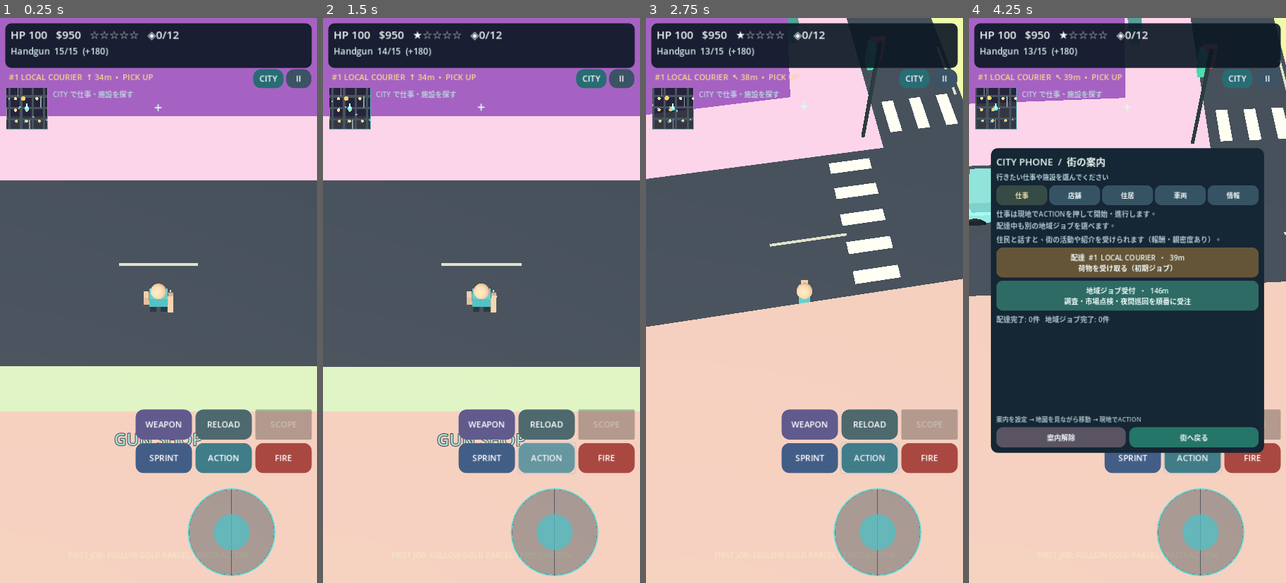
Above: before the commit, frames 1-4 (left to right).
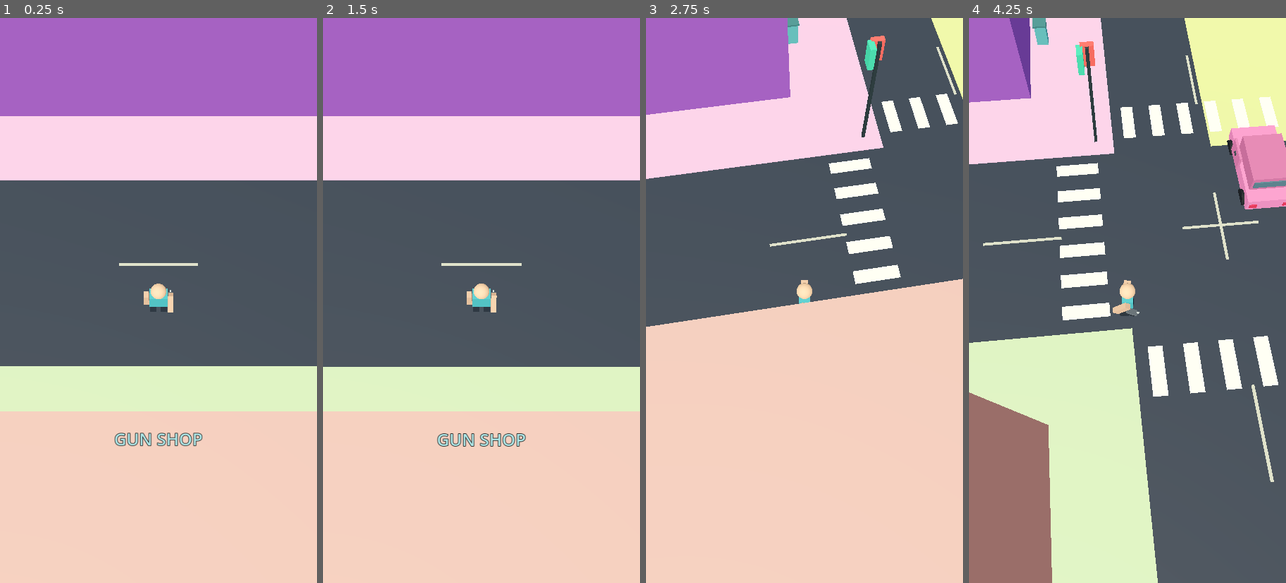
Above: after the commit, the same moments.

Repository: shejklgaia-png/Gt_a_like_game
Game: Godot game, scene res://scenes/main.tscn
Two runs of this game, one before a commit and one after it. Both use one fixed random seed, a clock stepped at 60 frames per second and the inputs below.
Inputs (mouse positions are in pixels of both pictures, inside the frame that each line leads up to):
- Up to frame 1 (0.25 s): no input
- Up to frame 2 (1.5 s): click (605, 458) at 0.5 s, where only the run before the commit has a clickable "FIRE"; click (548, 458) at 1.25 s, where only the run before the commit has a clickable "ACTION"
- Up to frame 3 (2.75 s): tap Enter at 2 s; move the mouse to (874, 272) at 2.02 s; hold D from 2.03 s (still down); hold Shift from 2.03 s (still down); click (874, 272) at 2.17 s; tap Space at 2.27 s
- Up to frame 4 (4.25 s): release D at 2.75 s; release Shift at 2.75 s; drag from (1064, 328) to (1111, 413) at 2.77 s; move the mouse to (1159, 176) at 3.52 s; hold D from 3.53 s (still down); tap B at 3.6 s

The runs differ from the first frame. In frame 1, 19% of the frame differs, in the area x 1-99%, y 0-99%; in frame 2, 19%; in frame 3, 19%; in frame 4, 91%, in the area x 0-100%, y 0-100%.
Error after the commit: Parse Error: Cannot infer the type of "distance" variable because the value doesn't have a set type. (res://scripts/quest_incidents.gd:57)

Commit message:
Integrate 200-quest director and ambient incident sources with event/payout/GPS bridge and safe save hooks

Diff:
--- a/scripts/main.gd
+++ b/scripts/main.gd
@@ -21,6 +21,8 @@
 const CityPhoneScript = preload("res://scripts/city_phone.gd")
 const CityRouteScript = preload("res://scripts/city_route.gd")
 const SidewalkRouteScript = preload("res://scripts/sidewalk_route.gd")
+const QuestDirectorScript = preload("res://scripts/quest_director.gd")
+const QuestIncidentsScript = preload("res://scripts/quest_incidents.gd")
 
 var WEAPONS: Array[Dictionary] = GameData.weapons()
 const SAVE_PATH := "user://pocket_district_save.json"
@@ -74,6 +76,14 @@
 var neighborhood_job_state: Dictionary = {}
 var conversation_activities: PocketConversationActivities
 var conversation_activity_state: Dictionary = {}
+var quest_director: PocketQuestDirector
+var quest_state: Dictionary = {}
+var quest_incidents: PocketQuestIncidents
+var quest_scan_clock: float = 0.0
+var quest_nearby_npc_id: int = -1
+var quest_nearby_district: String = ""
+var quest_last_driven: float = 0.0
+var quest_driving_start_meter: float = 0.0
 var deliveries: int = 0
 var autosave_clock: float = 0.0
 var camera_yaw: float = 0.0
@@ -198,6 +208,8 @@
 	hero.died.connect(on_hero_died)
 	for person in city.people:
 		connect_actor(person)
+	for automobile in city.cars:
+		connect_vehicle(automobile)
 	load_game()
 	if garage_owned:
 		spawn_garage_car()
@@ -210,6 +222,16 @@
 	conversation_activities.name = "ConversationActivities"
 	city.add_child(conversation_activities)
 	conversation_activities.setup(city.buildings, city.people, conversation_activity_state)
+	quest_director = QuestDirectorScript.new()
+	quest_director.name = "QuestDirector"
+	city.add_child(quest_director)
+	quest_director.setup(city.buildings, city.people, quest_state)
+	quest_director.started.connect(on_quest_started)
+	quest_director.advanced.connect(on_quest_advanced)
+	quest_director.finished.connect(on_quest_finished)
+	quest_incidents = QuestIncidentsScript.new()
+	city.add_child(quest_incidents)
+	quest_incidents.setup(self)
 	apply_outfit()
 	if mobile_optimization_enabled:
 		city.update_mobile_activity(hero.global_position)
@@ -249,6 +271,77 @@
 func connect_actor(actor: PocketActor) -> void:
 	actor.injured.connect(on_actor_injured)
 	actor.died.connect(on_actor_died)
+
+
+func connect_vehicle(car: PocketVehicle) -> void:
+	if is_instance_valid(car) and not car.ran_into_hero.is_connected(on_car_collision):
+		car.ran_into_hero.connect(on_car_collision)
+
+
+func on_car_collision(vehicle: PocketVehicle, speed: float) -> void:
+	if not is_instance_valid(hero) or hero.dead or car_driven != null or indoors:
+		return
+	# Speed-limited hit with a car is both a gameplay event and real damage.
+	hero.hurt(clampf(speed * 0.70, 3.0, 18.0))
+	quest_event("vehicle_collision", {"speed": speed})
+	show_message("交通事故：安全な場所に移動してください")
+
+
+func quest_event(event_name: String, details: Dictionary = {}) -> void:
+	if is_instance_valid(quest_director):
+		quest_director.on_event(event_name, details)
+
+
+func on_quest_started(quest: Dictionary) -> void:
+	var title := String(quest.get("title", ""))
+	show_message("新しい出来事：" + title + "  |  CITY→依頼")
+	display_message_time = 9.0
+	# Do not override a route the player explicitly selected.
+	if navigation_kind == "":
+		var record: Dictionary = quest.get("record", {})
+		var target: Dictionary = quest_waypoint(String(record.get("id", "")))
+		if not target.is_empty():
+			set_city_waypoint("quest", String(record["id"]), title, target["point"])
+	save_game()
+
+
+func on_quest_advanced(quest: Dictionary) -> void:
+	show_message("依頼進行：" + String(quest.get("title", "")))
+	display_message_time = 5.5
+	save_game()
+
+
+func on_quest_finished(quest: Dictionary) -> void:
+	var payout := maxi(0, int(quest.get("reward", 0)))
+	cash += payout
+	total_earnings += payout
+	sound.play_ui("cash")
+	if navigation_kind == "quest" and navigation_id == String(quest.get("id", "")):
+		clear_city_waypoint()
+	show_message("依頼完了：" + String(quest.get("title", "")) + "  +$" + str(payout))
+	display_message_time = 7.0
+	save_game()
+
+
+func quest_waypoint(quest_id: String) -> Dictionary:
+	if not is_instance_valid(quest_director):
+		return {}
+	for quest in quest_director.active:
+		if String(quest.get("id", "")) == quest_id:
+			return quest_director.waypoint(
+				quest, current_travel_position(), garage_car,
+				neighborhood_jobs.board_position if is_instance_valid(neighborhood_jobs) else Vector3.ZERO,
+				mission_point
+			)
+	return {}
+
+
+func cancel_quest(quest_id: String) -> void:
+	if is_instance_valid(quest_director) and quest_director.abandon(quest_id):
+		if navigation_kind == "quest" and navigation_id == quest_id:
+			clear_city_waypoint()
+		show_message("依頼を中断しました：" + quest_id)
+		save_game()
 
 
 func _physics_process(delta: float) -> void:
@@ -782,6 +875,7 @@
 	garage_car.position = garage_saved_position if garage_saved_position != Vector3.ZERO else garage_spawn_position()
 	garage_car.rotation.y = garage_saved_yaw
 	city.car_root.add_child(garage_car)
+	connect_vehicle(garage_car)
 
 
 func closest_usable_car(at: Vector3, max_distance: float = 4.5) -> PocketVehicle:
